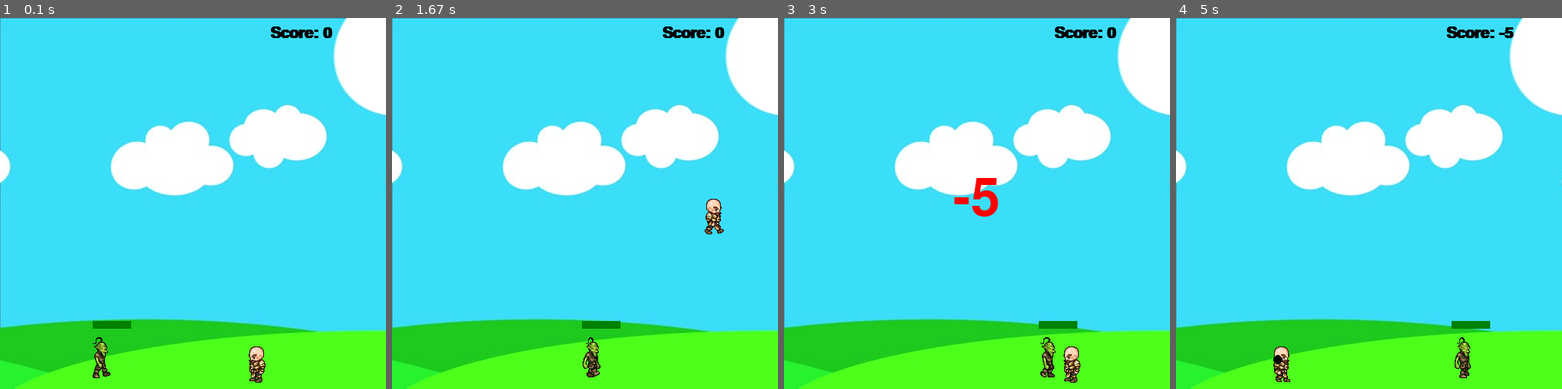
Above: before the commit, frames 1-4 (left to right).
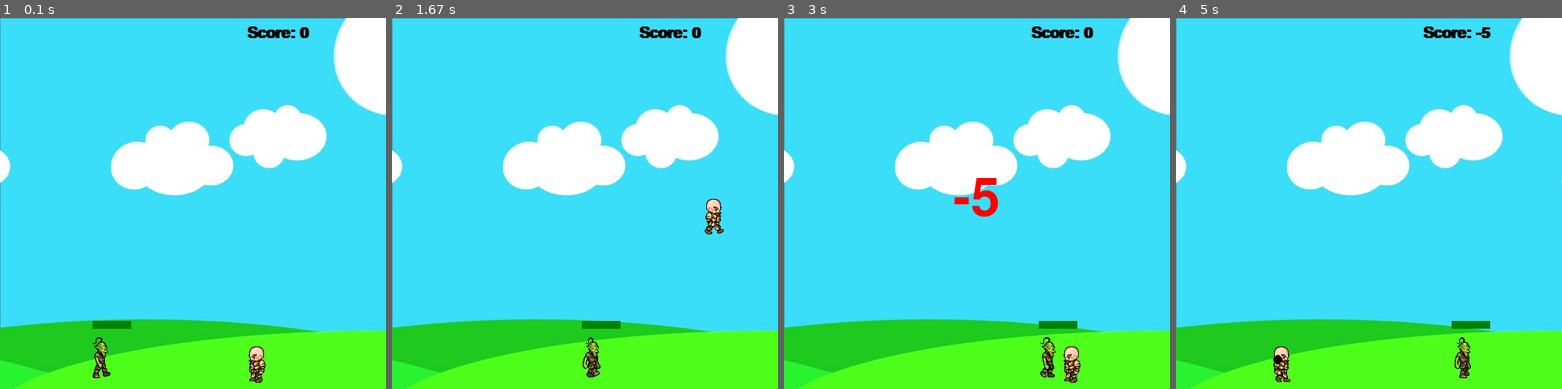
Above: after the commit, the same moments.

Repository: ony-pxl/project_pygame
Game: pygame game, started from main.py
The game is run twice, just before and just after one commit, with the same random seed, the same clock (stepped at 60 frames per second) and the same inputs.
Inputs:
- Up to frame 1 (0.1 s): no input
- Up to frame 2 (1.67 s): tap Space at 0.33 s; hold Right 0.67-1.13 s; hold Up 1.17-1.47 s; hold Right from 1.5 s (still down)
- Up to frame 3 (3 s): release Right at 1.97 s; hold Left 2-2.53 s; hold Left 2.57-2.97 s
- Up to frame 4 (5 s): hold Right from 4.57 s (still down); tap Space at 4.63, 4.93 s

The runs differ from the first frame. In frame 1, 0.4% of the frame differs, in the area x 64-87%, y 2-6%; in frame 2, 0.4%; in frame 3, 0.4%; in frame 4, 0.4%, in the area x 64-88%, y 2-6%.

Commit message:
UPD: bug fixes

Diff:
--- a/main.py
+++ b/main.py
@@ -56,6 +56,8 @@
         #pygame.draw.rect(win, (255,0,0), self.hitbox, 2)
 
     def hit(self):
+        self.isJump = False
+        self.jumpCount = 10
         self.x = 60
         self.y = 410
         self.walkCount = 0
@@ -145,7 +147,7 @@
 def redrawGameWindow():
     win.blit(bg, (0,0))
     text = font.render('Score: ' + str(score), 1, (0,0,0))
-    win.blit(text, (350, 10))
+    win.blit(text, (320, 10))
     man.draw(win)
     goblin.draw(win)
     for bullet in bullets:
@@ -162,10 +164,11 @@
 while run:
     clock.tick(27)
 
-    if man.hitbox[1] < goblin.hitbox[1] + goblin.hitbox[3] and man.hitbox[1] + man.hitbox[3] > goblin.hitbox[1]:
-        if man.hitbox[0] + man.hitbox[2] > goblin.hitbox[0] and man.hitbox[0] < goblin.hitbox[0] + goblin.hitbox[2]:
-            man.hit()
-            score -= 5
+    if goblin.visible == True:
+        if man.hitbox[1] < goblin.hitbox[1] + goblin.hitbox[3] and man.hitbox[1] + man.hitbox[3] > goblin.hitbox[1]:
+            if man.hitbox[0] + man.hitbox[2] > goblin.hitbox[0] and man.hitbox[0] < goblin.hitbox[0] + goblin.hitbox[2]:
+                man.hit()
+                score -= 5
 
     if shootLoop > 0:
         shootLoop += 1
@@ -232,6 +235,5 @@
             man.isJump = False
             man.jumpCount = 10
 
-    print(man.y)
     redrawGameWindow()
 pygame.quit()
